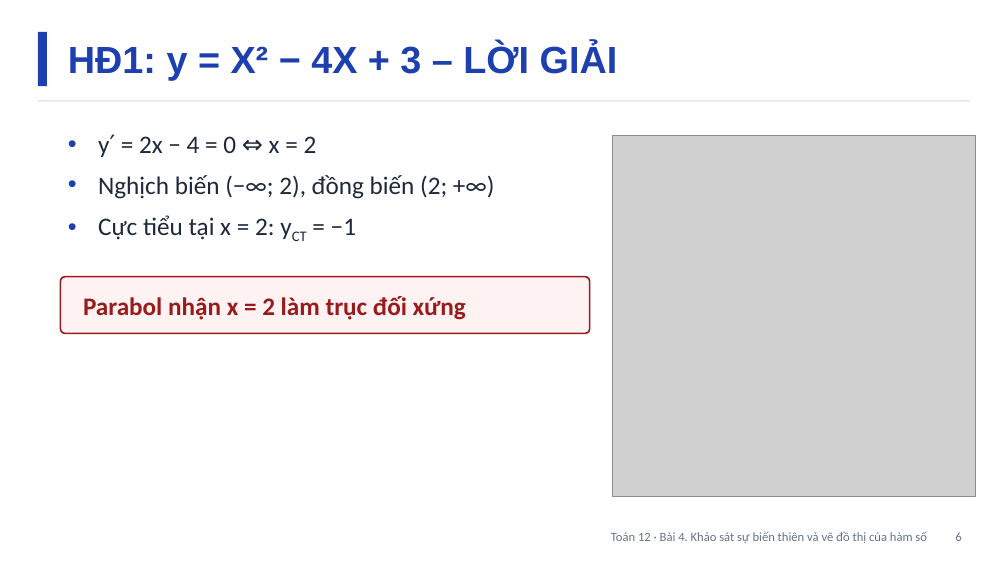
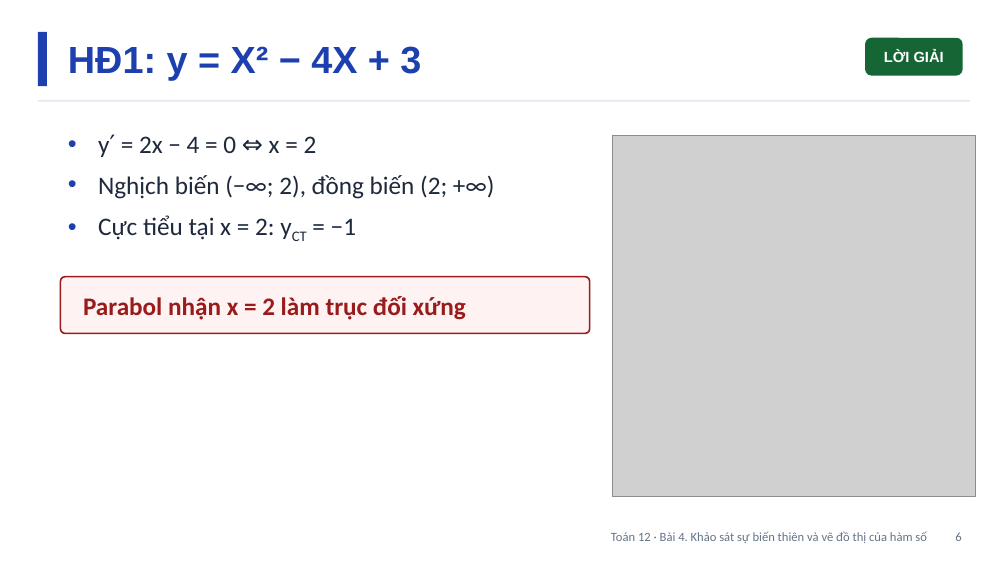
Before and after one commit to Trangtu66/Taode_thi_online, a slide deck: slide 6 of slide/Slide_TOAN12_Bai4_T14-18.pptx. Drawn at 1008x567 pixels with LibreOffice and Linux fonts; fonts in the diff are those of the drawing; grey boxes stand for pictures. Boxes give left, top, right and bottom in pixels: in the first picture for what was removed or moved away, otherwise in the second. Text is boxed around its words. In the diff, an @@ line names an element or a change of style, - is before the commit and + after.

```diff
--- a/slide/Slide_TOAN12_Bai4_T14-18.pptx
+++ b/slide/Slide_TOAN12_Bai4_T14-18.pptx
@@ text at (68, 46, 421, 81): text changed @@
-HĐ1: y = X² − 4X + 3 – LỜI GIẢI
+HĐ1: y = X² − 4X + 3
@@ rounded rectangle added at (865, 38, 963, 76), fill #166534, 14 pt, text #FFFFFF, bold @@
+LỜI GIẢI
```
Also in this commit, not shown: 13 other slides changed, 9 other files.
